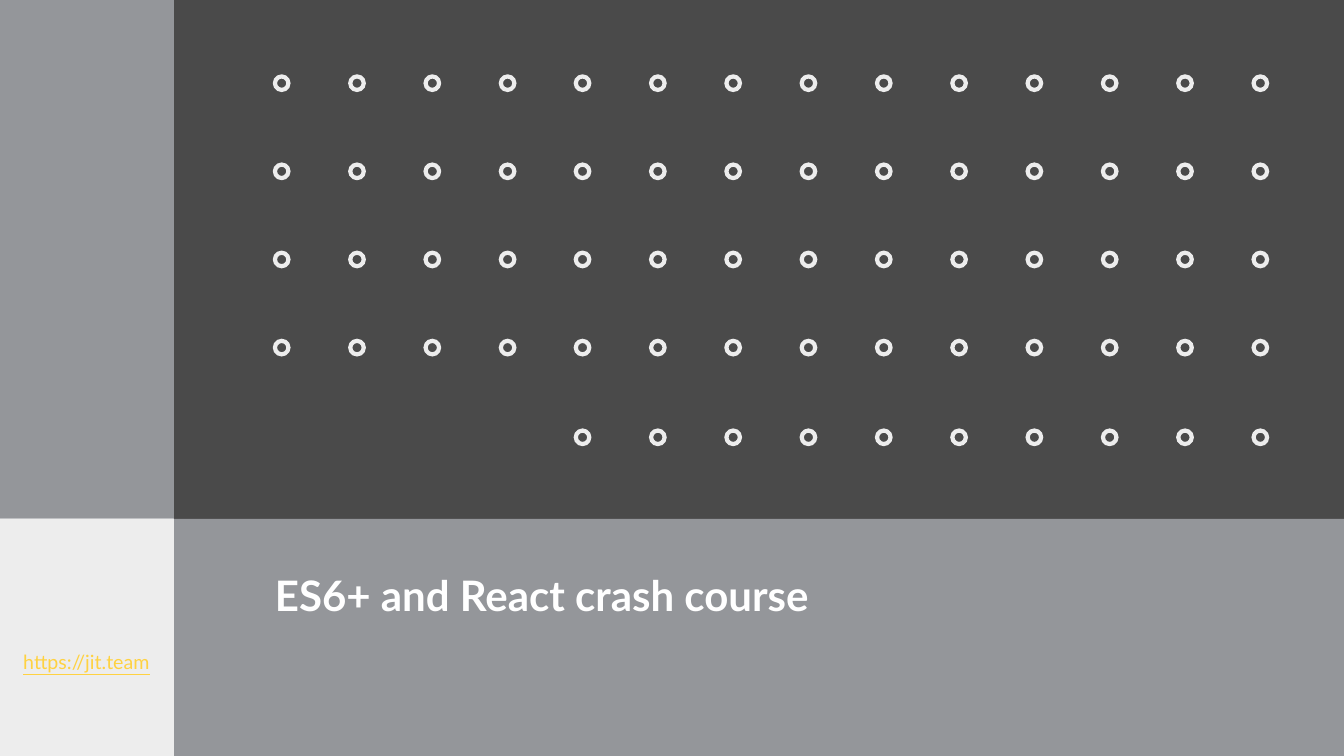
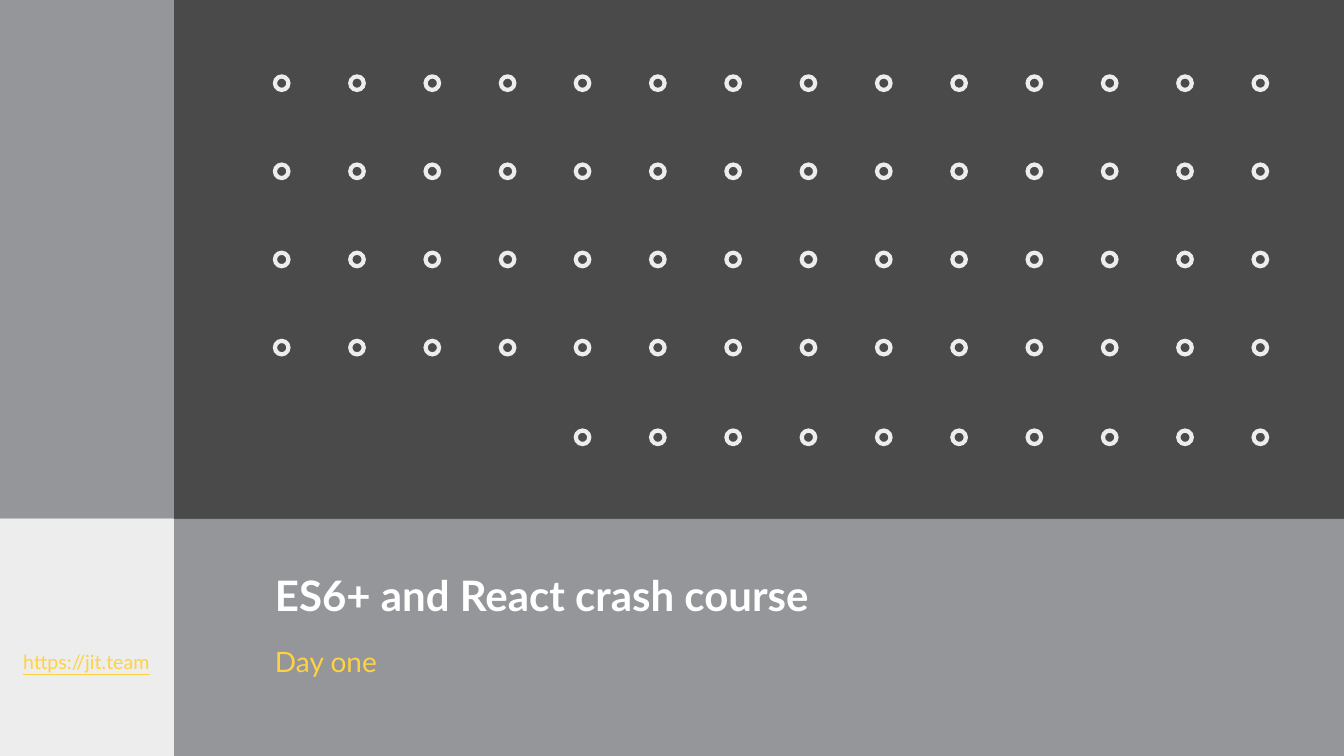
Before and after one commit to ppuzio/react-course-examples, a slide deck: slide 2 of React BEST course.pptx (slide 1 before the commit). Drawn at 1344x756 pixels with LibreOffice and Linux fonts; fonts in the diff are those of the drawing; background and template pictures are left out. Boxes give left, top, right and bottom in pixels: in the first picture for what was removed or moved away, otherwise in the second. Text is boxed around its words. In the diff, an @@ line names an element or a change of style, - is before the commit and + after.

```diff
--- a/React BEST course.pptx
+++ b/React BEST course.pptx
@@ text added at (275,652,377,677), 20 pt, text #FFD242 @@
+Day one
```
Also in this commit, not shown: 6 slides added, 5 other files.
